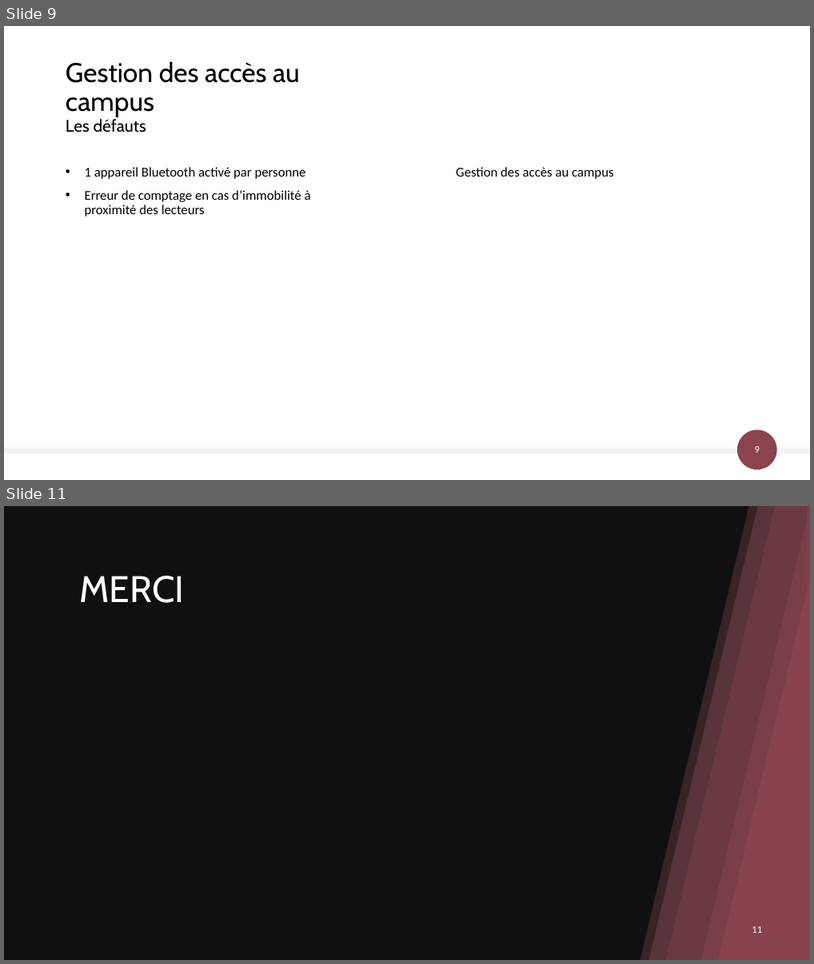
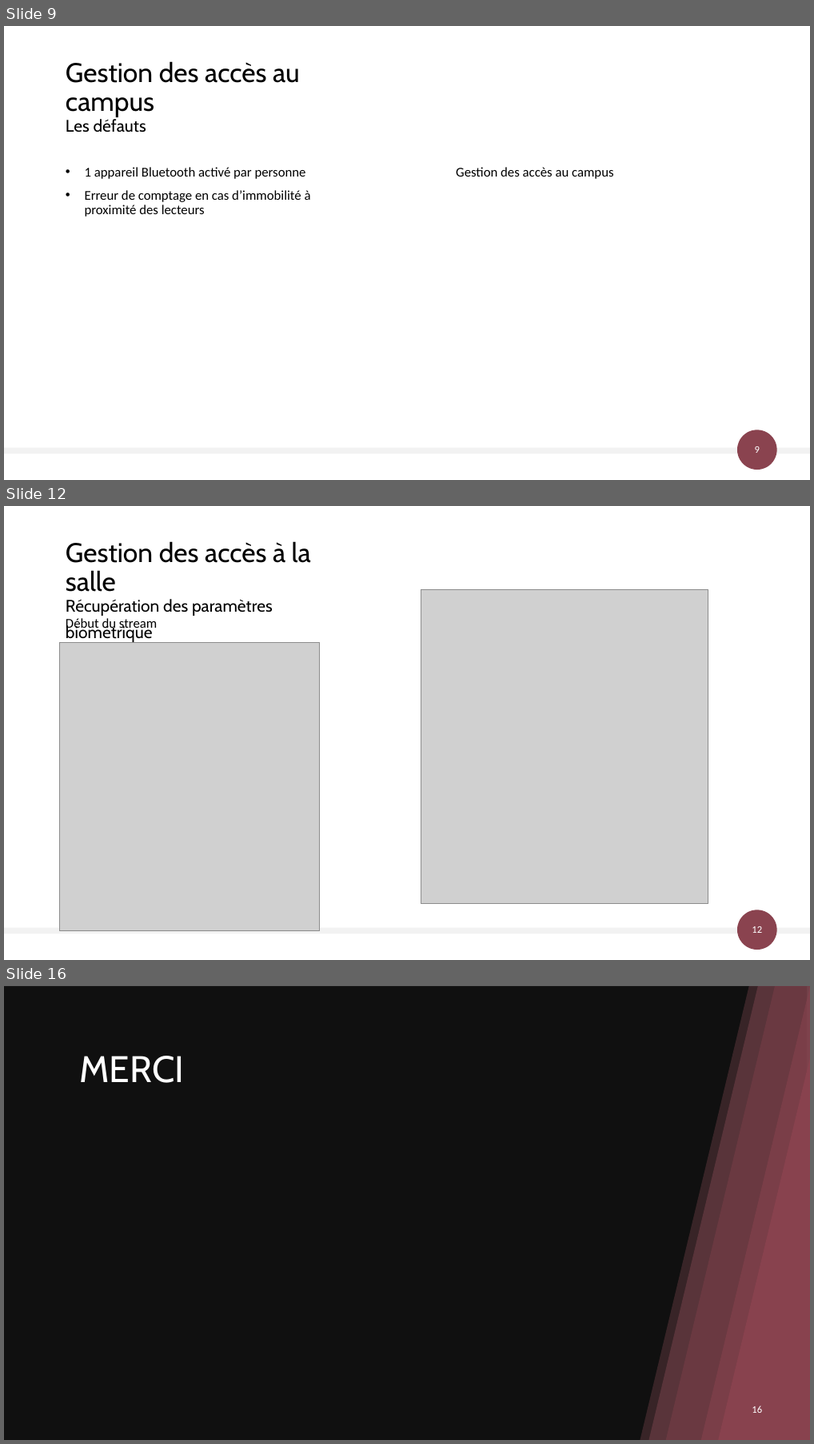
Before and after one commit to AlexandreSaxemard/GestionAccesBatiment, a slide deck: Docs/Gestion des accès au bâtiment.pptx. Shown one above the other, each under a label of ours: slides 9 and 11 before the commit, slides 9, 12 and 16 after it; the slides between them are not shown. The pictures are 814x964 and 814x1444 pixels, drawn with LibreOffice and Linux fonts; fonts in the diff are those of the drawing; grey boxes stand for pictures; background and template pictures are left out; a plain dark background stands for a picture behind light text. Boxes give left, top, right and bottom in pixels: in the first picture for what was removed or moved away, otherwise in the second. Text is boxed around its words. In the diff, an @@ line names an element or a change of style, - is before the commit and + after.

```diff
--- a/Docs/Gestion des accès au bâtiment.pptx
+++ b/Docs/Gestion des accès au bâtiment.pptx
@@ slide 12 added at (4, 506, 810, 960), background #FFFFFF; not listed: 3 template elements that a slide beside it also shows @@
@@ title added at (66, 541, 311, 644), 20 pt, text #000000 @@
+Gestion des accès à la salle
+Récupération des paramètres biométrique
@@ picture added at (421, 589, 709, 904) @@
@@ text added at (66, 618, 157, 632), 16 pt, text #000000 @@
+Début du stream
@@ picture added at (60, 642, 320, 931) @@
@@ what was slide 11 is now slide 16 @@
@@ page number at (752, 1405, 762, 1412): text changed @@
-11
+16
```
Also in this commit, not shown: 4 other slides added.
